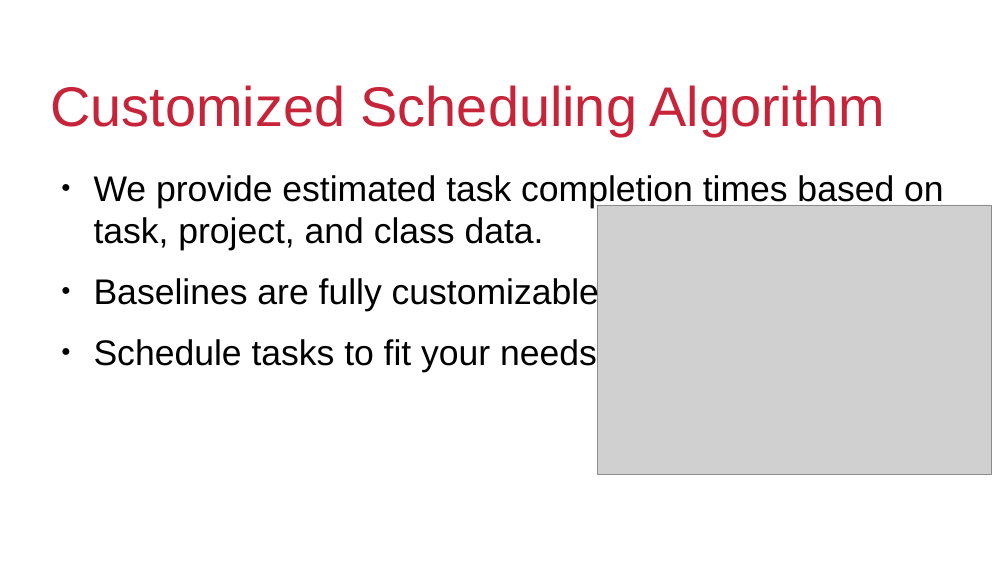
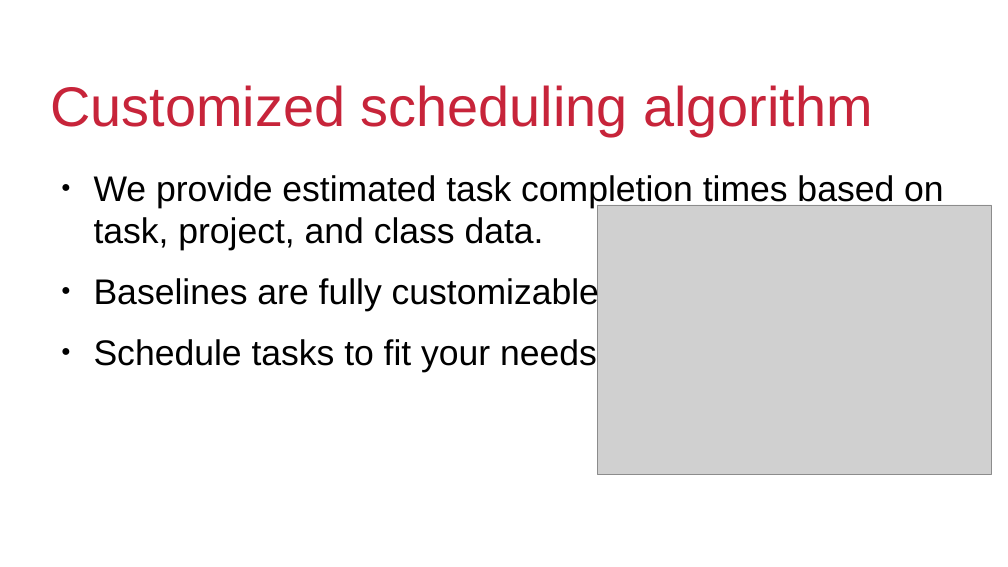
Before and after one commit to judebattista/PineCodes2019, a slide deck: slide 6 of pinePresentation.odp. Drawn at 1008x567 pixels with LibreOffice and Linux fonts; fonts in the diff are those of the drawing; grey boxes stand for pictures; background and template pictures are left out. Boxes give left, top, right and bottom in pixels: in the first picture for what was removed or moved away, otherwise in the second. Text is boxed around its words. In the diff, an @@ line names an element or a change of style, - is before the commit and + after.

Commit message:
Update presentation

```diff
--- a/pinePresentation.odp
+++ b/pinePresentation.odp
@@ title at <box>50,85,873,136</box>: text changed @@
-Customized Scheduling Algorithm
+Customized scheduling algorithm
```
